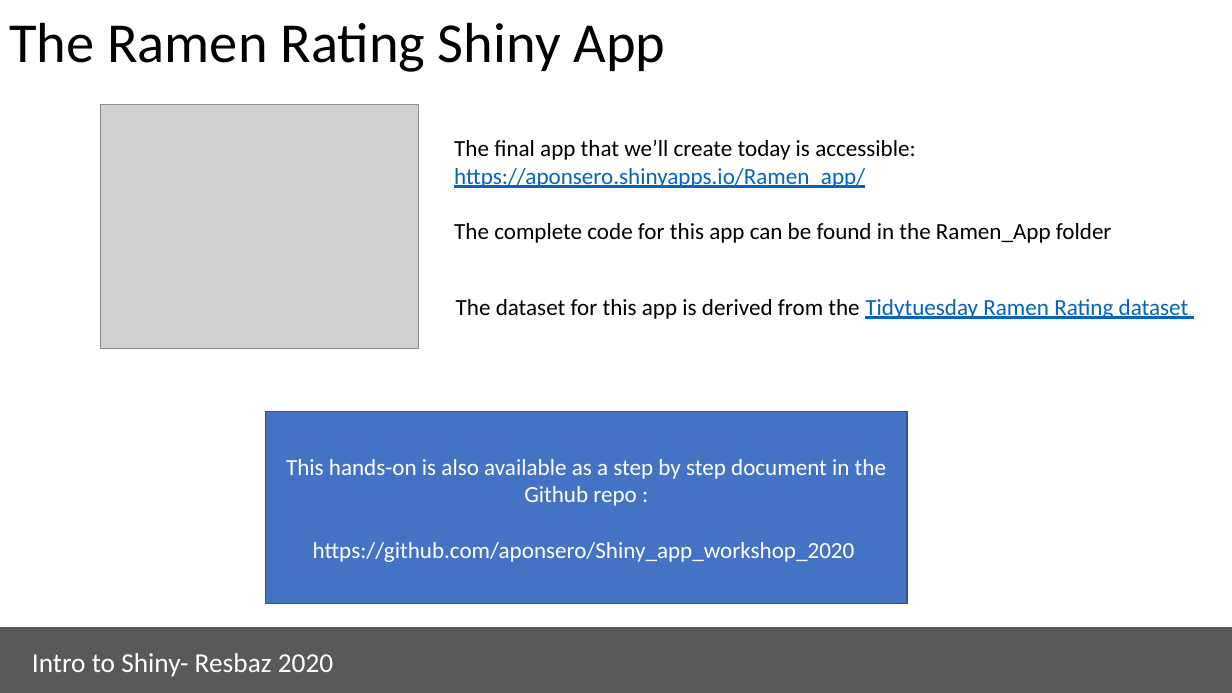
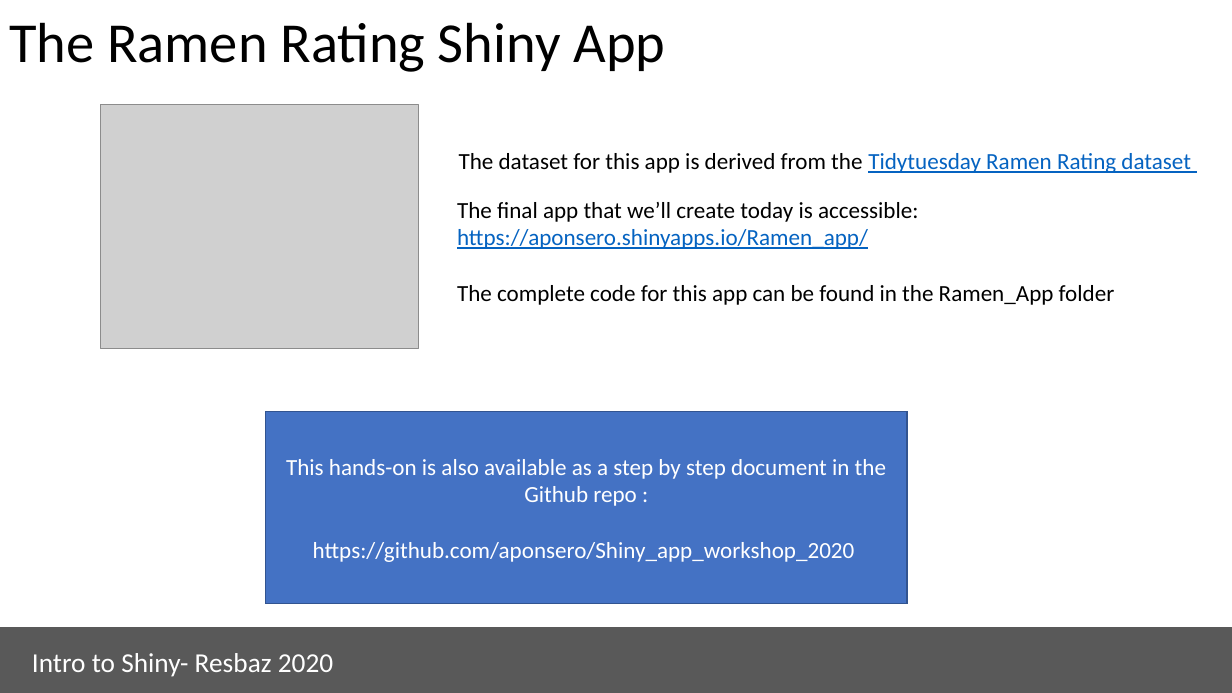
Before and after one commit to aponsero/Shiny_app_workshop_2020, a slide deck: slide 18 of Presentation/Presentation_slides.pptx. Drawn at 1232x693 pixels with LibreOffice and Linux fonts; fonts in the diff are those of the drawing; grey boxes stand for pictures. Boxes give left, top, right and bottom in pixels: in the first picture for what was removed or moved away, otherwise in the second. Text is boxed around its words. In the diff, an @@ line names an element or a change of style, - is before the commit and + after.

```diff
--- a/Presentation/Presentation_slides.pptx
+++ b/Presentation/Presentation_slides.pptx
@@ text "The dataset for this app ...": place and size @@
-text "The dataset for this app ..." at [456, 299, 1189, 319]
+text "The dataset for this app ..." at [459, 153, 1191, 173]
@@ text "The final app that we’ll ...": place and size @@
-text "The final app that we’ll ..." at [454, 140, 1112, 243]
+text "The final app that we’ll ..." at [457, 202, 1115, 305]
```
Also in this commit, not shown: 1 other slide changed, 1 other file.
